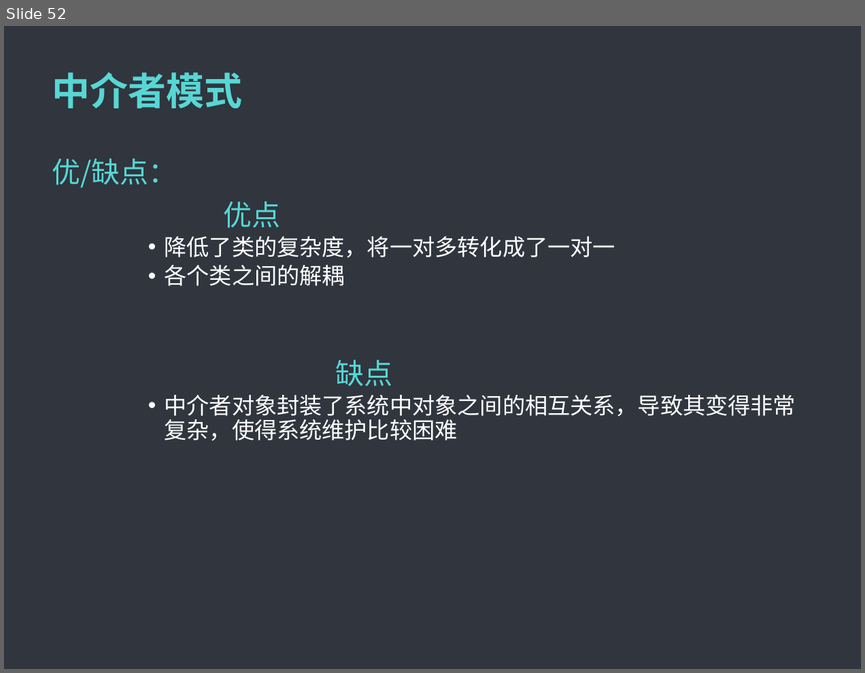
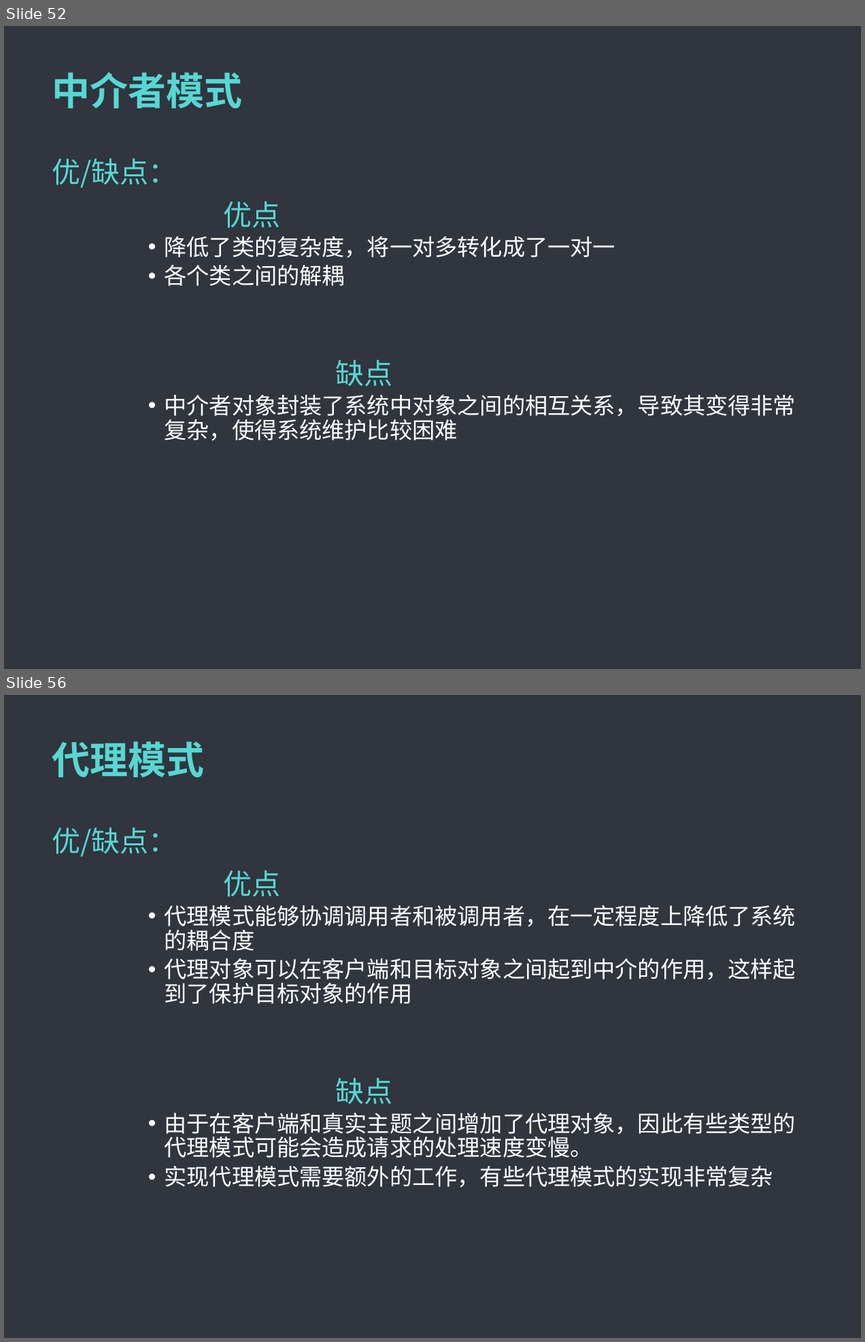
Before and after one commit to MintLy/JavaDesignMode, a slide deck: DesignMode.ppt. Shown one above the other, each under a label of ours: slide 52 before the commit, slides 52 and 56 after it; the slides between them are not shown. The pictures are 865x673 and 865x1342 pixels, drawn with LibreOffice and Linux fonts; fonts in the diff are those of the drawing; background and template pictures are left out. Boxes give left, top, right and bottom in pixels: in the first picture for what was removed or moved away, otherwise in the second. Text is boxed around its words. In the diff, an @@ line names an element or a change of style, - is before the commit and + after.

```diff
--- a/DesignMode.ppt
+++ b/DesignMode.ppt
@@ slide 56 added at <box>4,695,861,1338</box>, background #5F5F5F; not listed: 1 template element that a slide beside it also shows @@
@@ title added at <box>52,741,204,777</box>, 32 pt, text #57D7D4, bold @@
+代理模式
@@ text added at <box>52,827,796,1187</box>, 19 pt, text #FFFFFF @@
+优/缺点：
+优点
+      • 代理模式能够协调调用者和被调用者，在一定程度上降低了系统的耦合度
+      • 代理对象可以在客户端和目标对象之间起到中介的作用，这样起到了保护目标对象的作用
+缺点
+      • 由于在客户端和真实主题之间增加了代理对象，因此有些类型的代理模式可能会造成请求的处理速度变慢。
+      • 实现代理模式需要额外的工作，有些代理模式的实现非常复杂
```
Also in this commit, not shown: 28 other slides added, 26 other files.
